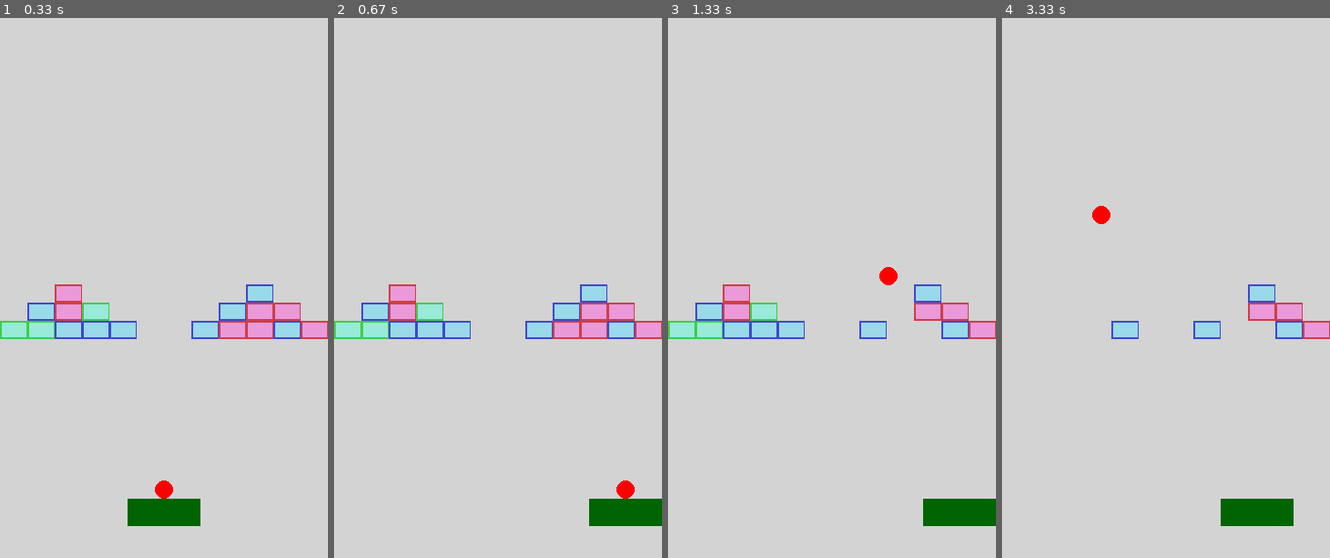
Above: before the commit, frames 1-4 (left to right).
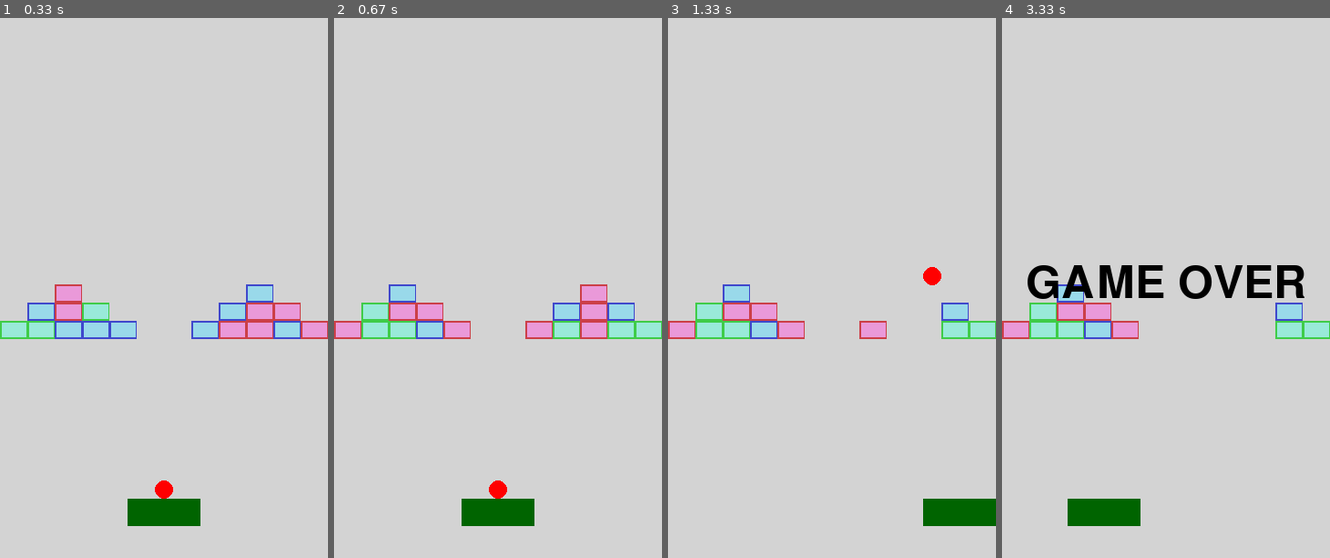
Above: after the commit, the same moments.

Repository: Tequila-Mockingbird-Chevaliers/pygameSummerJam
Game: pygame game, started from main.py
The game is run twice, just before and just after one commit, with the same random seed, the same clock (stepped at 60 frames per second) and the same inputs.
Inputs:
- Up to frame 1 (0.33 s): no input
- Up to frame 2 (0.67 s): hold R from 0.33 s (still down); hold Right from 0.33 s (still down)
- Up to frame 3 (1.33 s): release R at 0.8 s; release Right at 0.8 s; hold Right 0.83-1.3 s; tap Space at 0.9, 1.2 s
- Up to frame 4 (3.33 s): hold Right 1.33-1.8 s; tap Space at 1.4, 1.7, 1.9, 2.2, 2.47, 2.77, 2.9, 3.2 s; hold Left 1.83-2.37 s; hold Left 2.4-2.8 s; hold Right from 2.83 s (still down)

Frame 1 is identical in both runs. In frame 2, 5.3% of the frame differs, in the area x 0-100%, y 49-95%; in frame 3, 3.1%; in frame 4, 8.8%, in the area x 0-100%, y 34-95%.

Commit message:
Added possibility to restart game
"r" key can be pressed to restart the game

Diff:
--- a/src/scenes/game_scene.py
+++ b/src/scenes/game_scene.py
@@ -25,14 +25,21 @@
         Initialize GameScene object
         """
         super().__init__(game_state)
+        self.spaceship_spawn_timer = None
+        self.free_positions = []
+        self.initialize_game()
 
-        self.game_state.add_object("paddle", Paddle(game_state))
-        self.game_state.add_object("ball", Ball(game_state))
+    def initialize_game(self):
+        self.game_state.in_play = False
+        self.game_state.defeat = False
+        self.game_state.clear_objects()
+        self.game_state.add_object("paddle", Paddle(self.game_state))
+        self.game_state.add_object("ball", Ball(self.game_state))
         self.spaceship_spawn_timer = Timer(const.SPACESHIP_SPAWN_TIMER)
         self.free_positions = [0, 1, 2, 3, 4, 5]
         brick_generator = BrickGenerator(1)
         for brick_pos in brick_generator.bricks:
-            self.game_state.add_object("bricks", Brick(game_state, brick_pos))
+            self.game_state.add_object("bricks", Brick(self.game_state, brick_pos))
 
     def events(self, events: list[pygame.event.Event]):
         """
@@ -43,6 +50,8 @@
             if event.type == pygame.KEYDOWN:
                 if event.key == pygame.K_SPACE:
                     self.game_state.in_play = True
+                if event.key == pygame.K_r:
+                    self.initialize_game()
 
     def update(self):
         """
